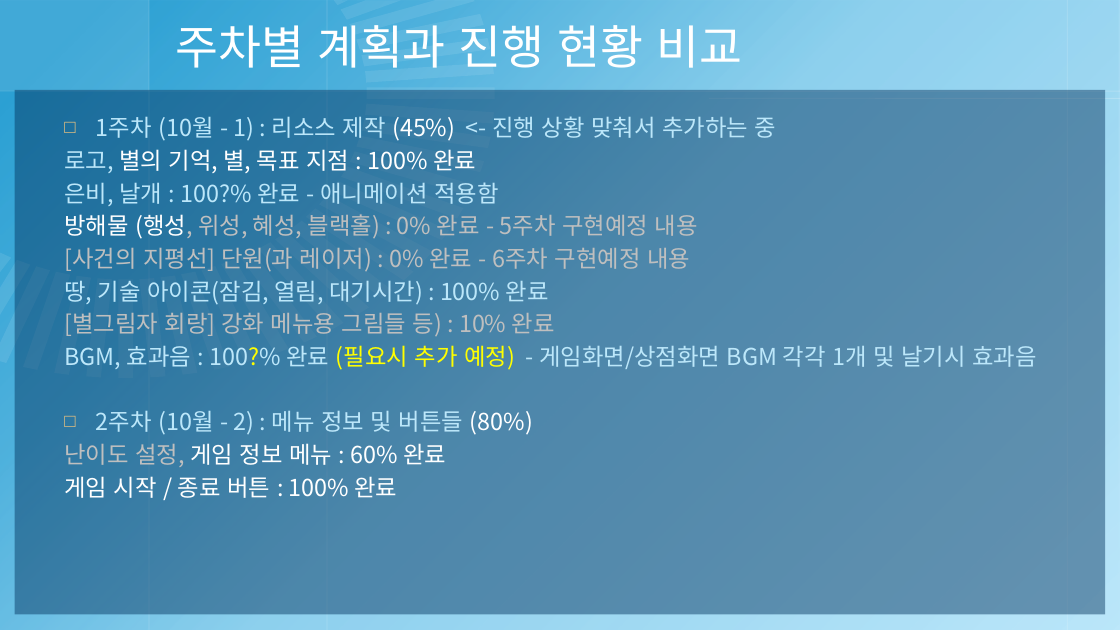
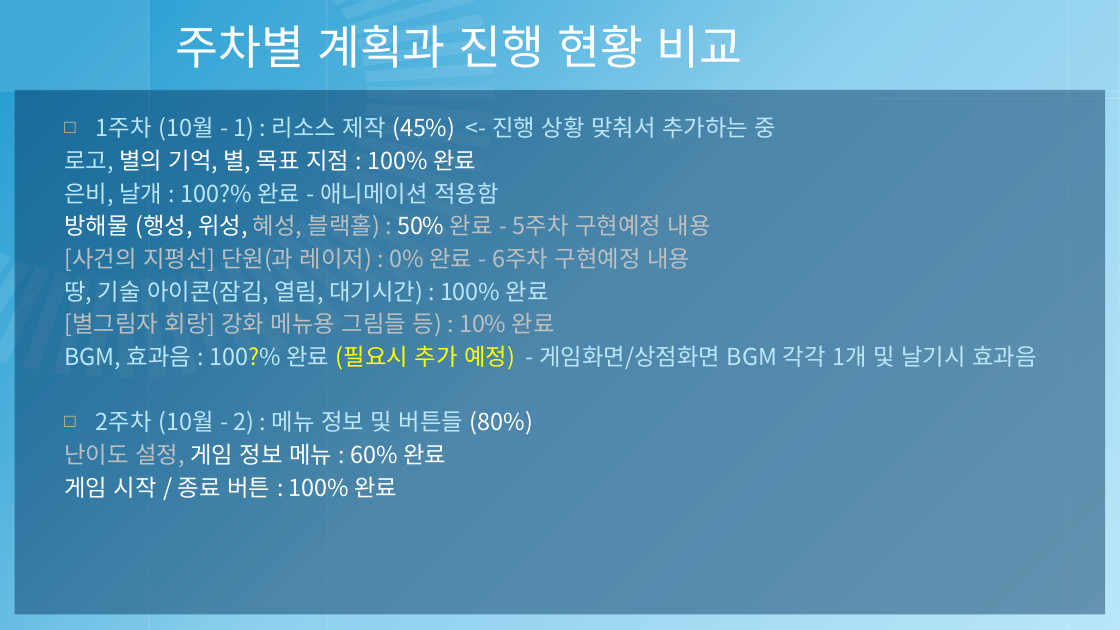
Before and after one commit to pb-wandu/2018180040_2DGP_PROJECT, a slide deck: slide 2 of 2018180040 - 2DGP 3차 발표 프레젠테이션.pptx. Drawn at 1120x630 pixels with LibreOffice and Linux fonts; fonts in the diff are those of the drawing; background and template pictures are left out. Boxes give left, top, right and bottom in pixels: in the first picture for what was removed or moved away, otherwise in the second. Text is boxed around its words. In the diff, an @@ line names an element or a change of style, - is before the commit and + after.

```diff
--- a/2018180040 - 2DGP 3차 발표 프레젠테이션.pptx
+++ b/2018180040 - 2DGP 3차 발표 프레젠테이션.pptx
@@ text at [64, 214, 711, 239]: text changed @@
-방해물 (행성, 위성, 혜성, 블랙홀) : 0% 완료 - 5주차 구현예정 내용
+방해물 (행성, 위성, 혜성, 블랙홀) : 50% 완료 - 5주차 구현예정 내용
```
Also in this commit, not shown: 1 other slide changed, 13 other files.
